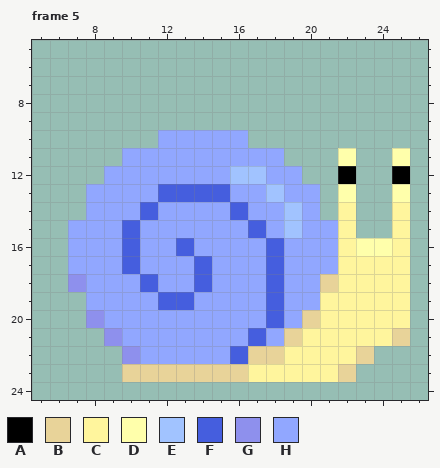
Pixel-art file: Assets/Art/Enemy/Snail/Wander/Snail_Wander_Right.aseprite. Above is the file before it was changed.
32x32 pixels, 8 frames. Shown: frame 5: x 5..26, y 5..24. The commit also changed other frames, which this record leaves out.
Visible layers, top first: "Face", "Body", "Shell".
Palette (. is transparent): A #000000  B #e8d399  C #fff59d  D #ffffab  E #a1c3ff  F #455ede  G #8e90ed  H #91a7ff
Pixels before, frame 5, first column x 7:
10 .....HHHHH.........
11 ...HHHHHHHHH...D..D
12 ..HHHHHHHEEHH..A..A
13 .HHHHFFFFHHEHH.D..D
14 .HHHFHHHHFHHEH.C..C
15 HHHFHHHHHHFHEHHC..C
16 HHHFHHFHHHHFHHHCDDC
17 HHHFHHHFHHHFHHHCCCC
18 GHHHFHHFHHHFHHBCCCC
19 .HHHHFFHHHHFHHCCCCC
20 .GHHHHHHHHHFHBCCCCC
21 ..GHHHHHHHFHBCCCCCB
22 ...GHHHHHFBBCCCCB..
23 ...BBBBBBBCCCCCB...
The result:
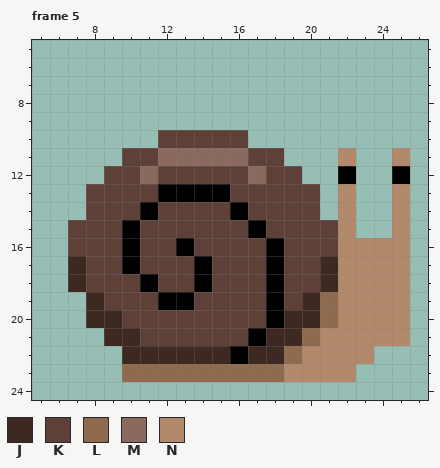
Colours new in this view: J #3d2822  K #5d4037  L #8e6a4f  M #8a6a5e  N #b28a6b
The edit:
Changed rows in their new state; - is an unchanged pixel.
Frame 5, layer "Body":
first column x 7:
10 -----KKKKK---------
11 ---KKMMMMMKK---N--N
12 --KKMKKKKKMKK------
13 -KKKKAAAAKKKKK-N--N
14 -KKKAKKKKAKKKK-N--N
15 KKKAKKKKKKAKKKKN--N
16 KKKAKKAKKKKAKKKNNNN
17 JKKAKKKAKKKAKKJNNNN
18 JKKKAKKAKKKAKKJNNNN
19 -JKKKAAKKKKAKJLNNNN
20 -JJKKKKKKKKAJJLNNNN
21 --JJKKKKKKAJJLNNNNN
22 ---JJJJJJAJJLNNNN--
23 ---LLLLLLLLLNNNN---
Pixel boxes of the changes (left, top, right, bottom) in both pictures:
changed: (68, 130, 410, 382)
